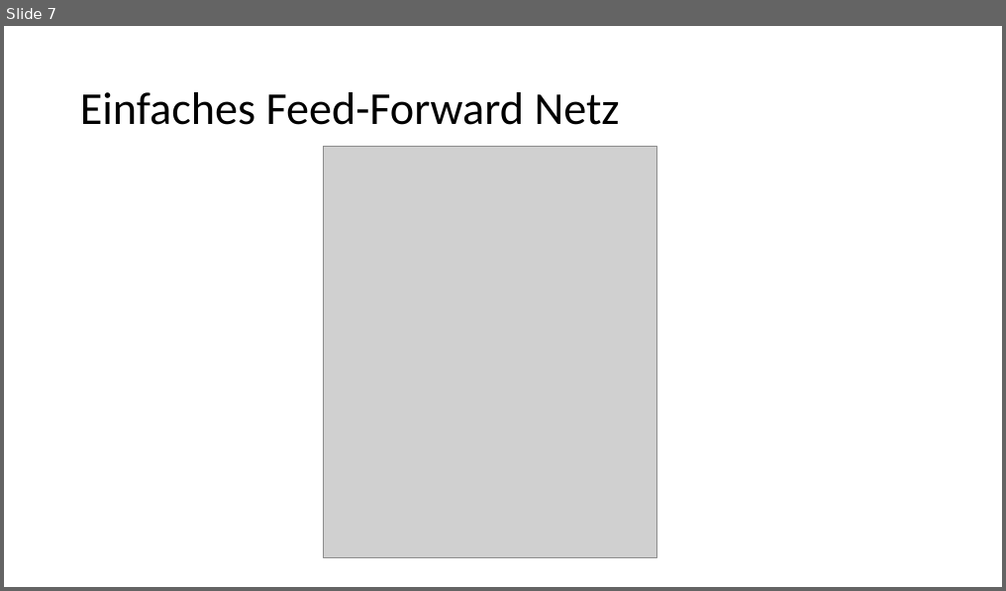
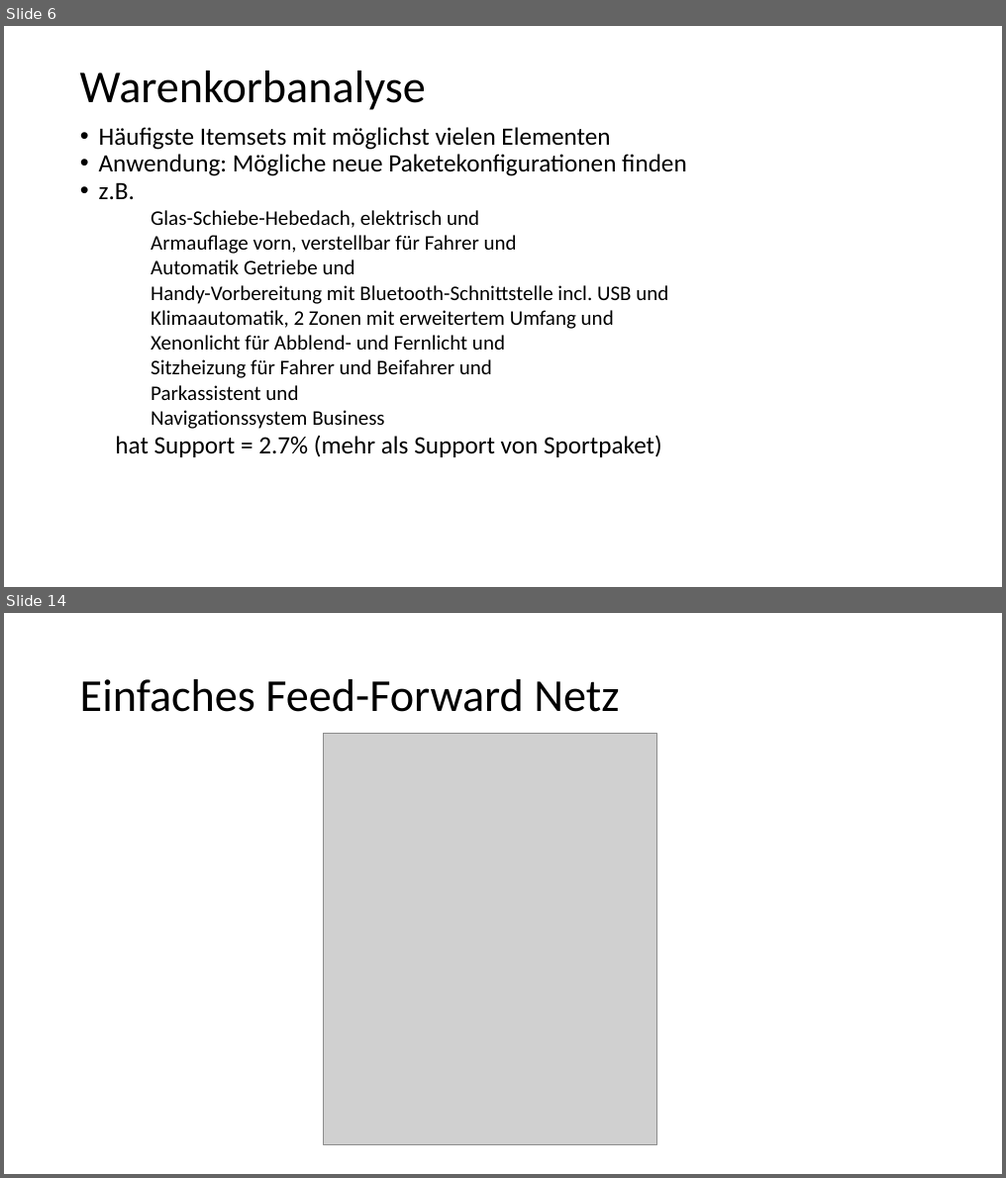
Before and after one commit to ML-KA/ag-dank, a slide deck: DANK Data Challenge.pptx. Shown one above the other, each under a label of ours: slide 7 before the commit, slides 6 and 14 after it; the slides between them are not shown. The pictures are 1006x591 and 1006x1178 pixels, drawn with LibreOffice and Linux fonts; fonts in the diff are those of the drawing; grey boxes stand for pictures. Boxes give left, top, right and bottom in pixels: in the first picture for what was removed or moved away, otherwise in the second. Text is boxed around its words. In the diff, an @@ line names an element or a change of style, - is before the commit and + after.

```diff
--- a/DANK Data Challenge.pptx
+++ b/DANK Data Challenge.pptx
@@ slide 6 added at box(4, 26, 1002, 587), background #FFFFFF @@
@@ text added at box(80, 71, 426, 110), 44 pt, text #000000 @@
+Warenkorbanalyse
@@ text added at box(99, 127, 687, 458), 20 pt, text #000000 @@
+• Häufigste Itemsets mit möglichst vielen Elementen
+• Anwendung: Mögliche neue Paketekonfigurationen finden
+• z.B.
+  − Glas-Schiebe-Hebedach, elektrisch und
+  − Armauflage vorn, verstellbar für Fahrer und
+  − Automatik Getriebe und
+  − Handy-Vorbereitung mit Bluetooth-Schnittstelle incl. USB und
+  − Klimaautomatik, 2 Zonen mit erweitertem Umfang und
+  − Xenonlicht für Abblend- und Fernlicht und
+  − Sitzheizung für Fahrer und Beifahrer und
+  − Parkassistent und
+  − Navigationssystem Business
+● hat Support = 2.7% (mehr als Support von Sportpaket)
@@ what was slide 7 is now slide 14 @@
```
Also in this commit, not shown: 7 slides changed, 10 other slides added, 1 other file.
